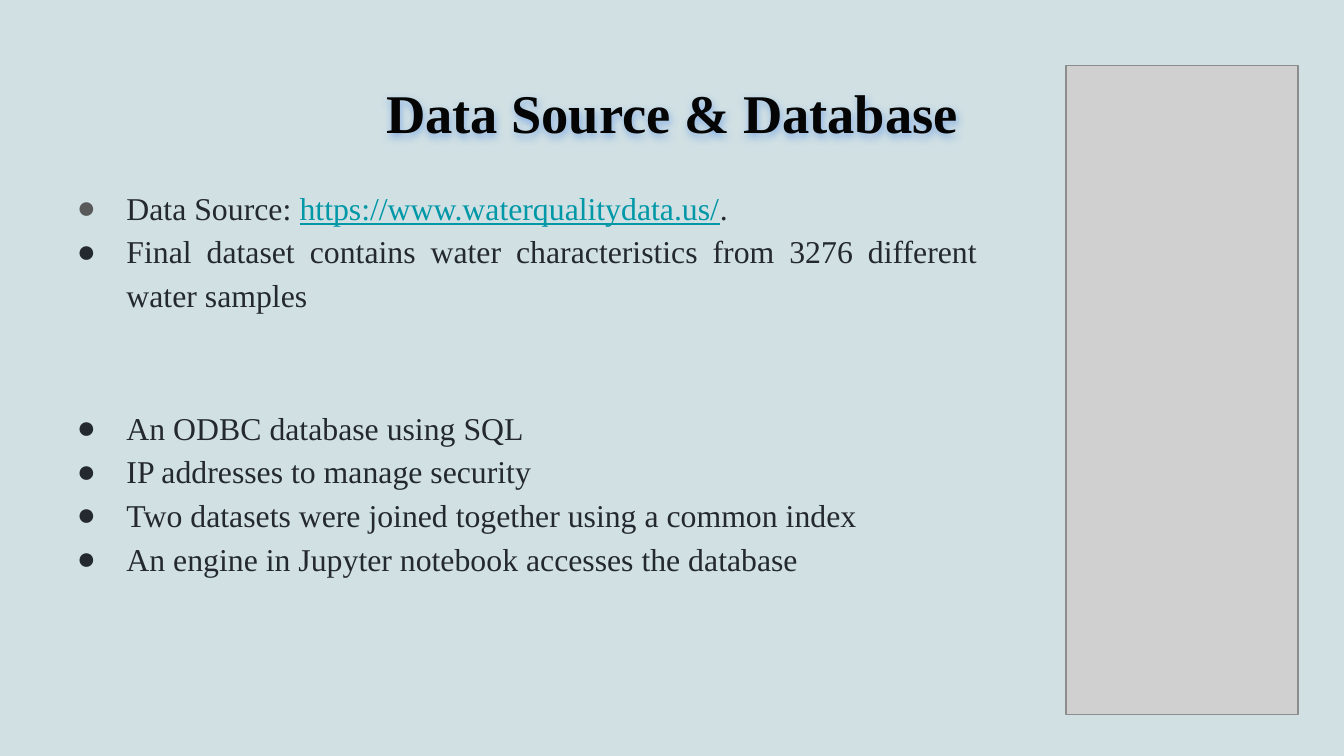
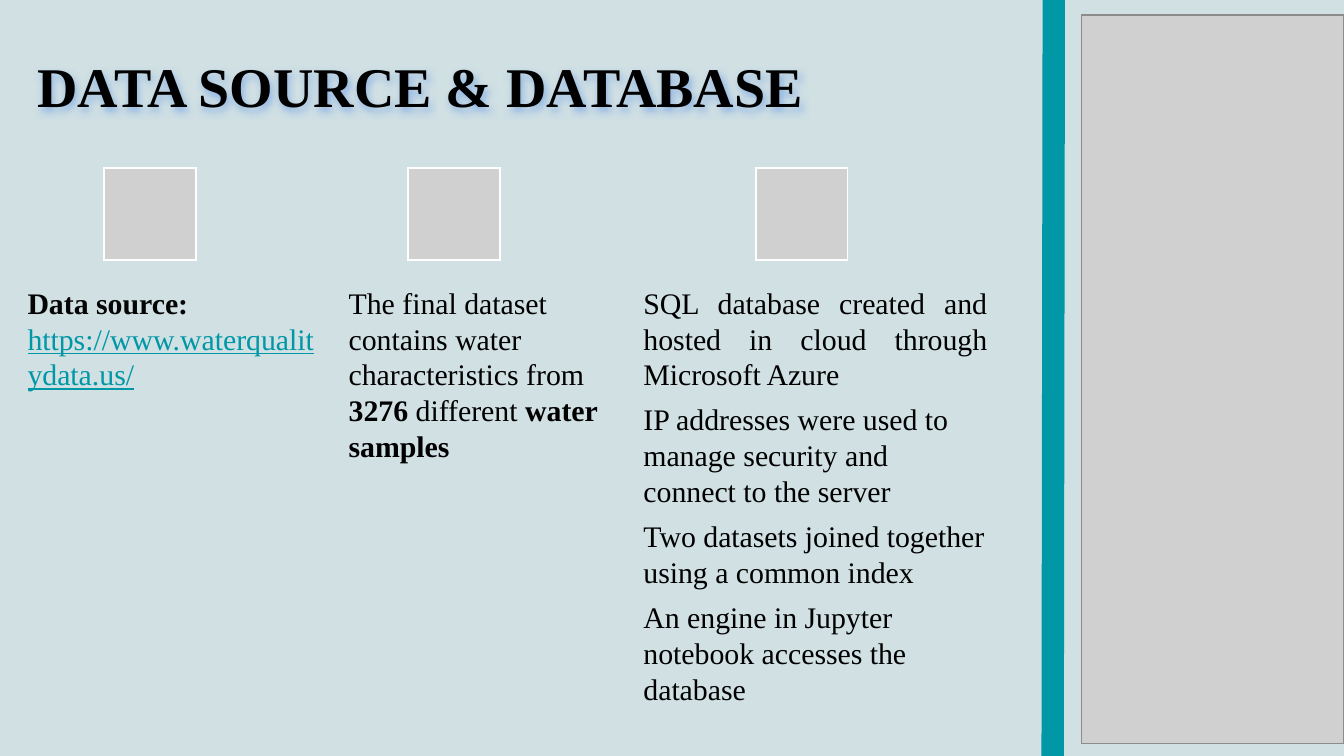
Before and after one commit to jessezimm/Environmental_Sustainability, a slide deck: slide 4 of Environmental_Sustainability (2).pptx. Drawn at 1344x756 pixels with LibreOffice and Linux fonts; fonts in the diff are those of the drawing; grey boxes stand for pictures. Boxes give left, top, right and bottom in pixels: in the first picture for what was removed or moved away, otherwise in the second. Text is boxed around its words. In the diff, an @@ line names an element or a change of style, - is before the commit and + after.

Commit message:
added updated pptx with slides 1-4 edited

```diff
--- a/Environmental_Sustainability (2).pptx
+++ b/Environmental_Sustainability (2).pptx
@@ title "DATA SOURCE & DATABASE" at (38,70,802,108): vertical alignment top to middle @@
@@ line added from (1054, 0) to (1052, 756), #0097A7 12 pt @@
@@ picture: place and size @@
-picture at (1066,66,1298,715)
+picture at (1082,15,1344,743)
@@ title at (38,70,802,108): text changed; size 29.2 to 30 pt; text colour #050505 to #000000 @@
-Data Source & Database
+DATA SOURCE & DATABASE
@@ text removed at (126,198,977,577) @@
-● Data Source: https://www.waterqualitydata.us/.
-● Final dataset contains water characteristics from 3276 different water samples
-● An ODBC database using SQL
-● IP addresses to manage security
-● Two datasets were joined together using a common index
-● An engine in Jupyter notebook accesses the database
@@ group added at (28,168,988,701): 3 pictures, 3 texts @@
+Data source: https://www.waterqualitydata.us/
+The final dataset contains water characteristics from 3276 different water samples
+SQL database created and hosted in cloud through Microsoft Azure
+IP addresses were used to manage security and connect to the server
+Two datasets joined together using a common index
+An engine in Jupyter notebook accesses the database
```
Also in this commit, not shown: 5 other slides changed, 2 slides added, 1 slide removed.
